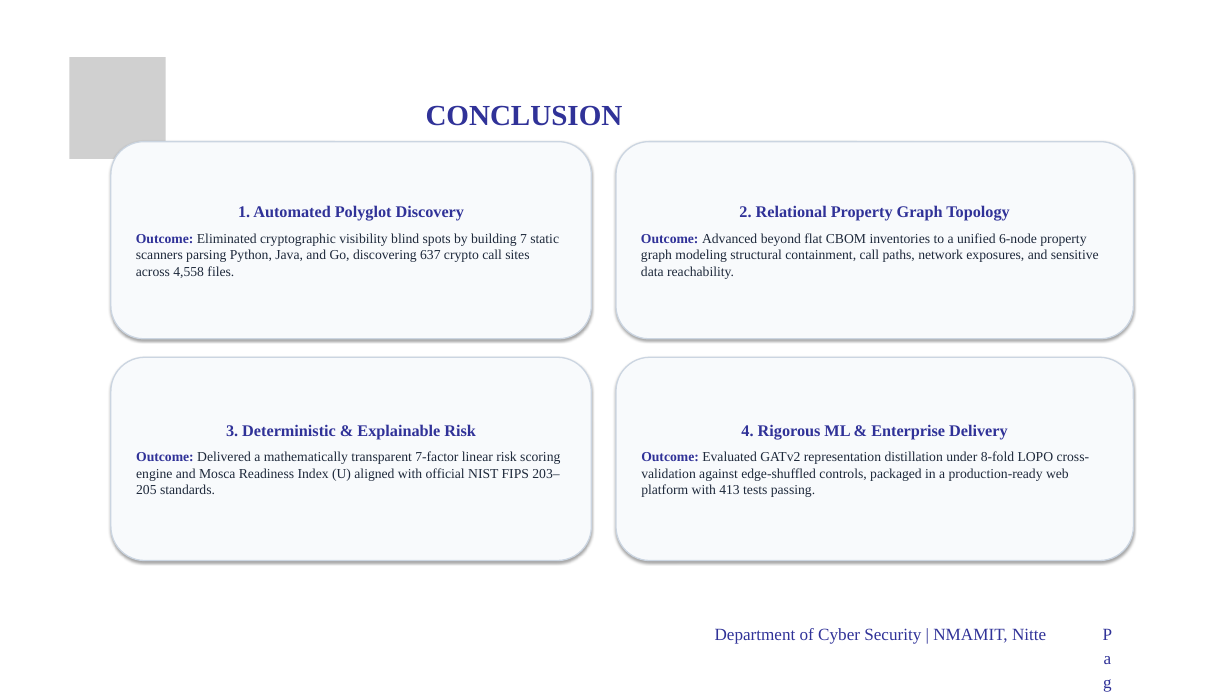
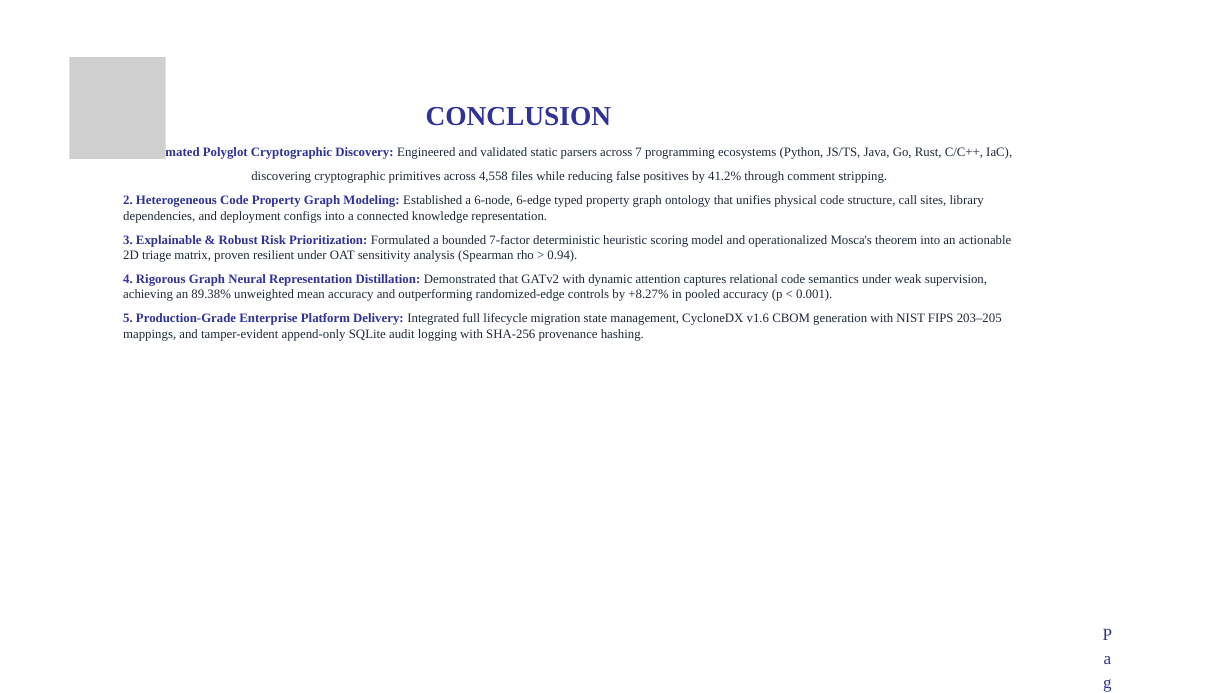
Before and after one commit to spoorthi2615/agilegraph--major-project, a slide deck: slide 17 of docs/major project phase-2.pptx. Drawn at 1232x693 pixels with LibreOffice and Linux fonts; fonts in the diff are those of the drawing; grey boxes stand for pictures; background and template pictures are left out. Boxes give left, top, right and bottom in pixels: in the first picture for what was removed or moved away, otherwise in the second. Text is boxed around its words. In the diff, an @@ line names an element or a change of style, - is before the commit and + after.

Commit message:
docs: strictly restore official NMAMIT presentation template format, native shapes, and exact slide titles

```diff
--- a/docs/major project phase-2.pptx
+++ b/docs/major project phase-2.pptx
@@ text "CONCLUSION" at (x1=426, y1=107, x2=612, y2=126): size 34 to 32 pt @@
@@ rounded rectangle removed at (x1=111, y1=142, x2=591, y2=339) @@
-1. Automated Polyglot Discovery
-Outcome: Eliminated cryptographic visibility blind spots by building 7 static scanners parsing Python, Java, and Go, discovering 637 crypto call sites across 4,558 files.
@@ text added at (x1=123, y1=145, x2=1012, y2=341), 15 pt, text #1E293B @@
+1. Automated Polyglot Cryptographic Discovery: Engineered and validated static parsers across 7 programming ecosystems (Python, JS/TS, Java, Go, Rust, C/C++, IaC), discovering cryptographic primitives across 4,558 files while reducing false positives by 41.2% through comment stripping.
+2. Heterogeneous Code Property Graph Modeling: Established a 6-node, 6-edge typed property graph ontology that unifies physical code structure, call sites, library dependencies, and deployment configs into a connected knowledge representation.
+3. Explainable & Robust Risk Prioritization: Formulated a bounded 7-factor deterministic heuristic scoring model and operationalized Mosca's theorem into an actionable 2D triage matrix, proven resilient under OAT sensitivity analysis (Spearman rho > 0.94).
+4. Rigorous Graph Neural Representation Distillation: Demonstrated that GATv2 with dynamic attention captures relational code semantics under weak supervision, achieving an 89.38% unweighted mean accuracy and outperforming randomized-edge controls by +8.27% in pooled accuracy (p < 0.001).
+5. Production-Grade Enterprise Platform Delivery: Integrated full lifecycle migration state management, CycloneDX v1.6 CBOM generation with NIST FIPS 203–205 mappings, and tamper-evident append-only SQLite audit logging with SHA-256 provenance hashing.
@@ rounded rectangle removed at (x1=616, y1=142, x2=1133, y2=339) @@
-2. Relational Property Graph Topology
-Outcome: Advanced beyond flat CBOM inventories to a unified 6-node property graph modeling structural containment, call paths, network exposures, and sensitive data reachability.
@@ rounded rectangle removed at (x1=111, y1=357, x2=591, y2=561) @@
-3. Deterministic & Explainable Risk
-Outcome: Delivered a mathematically transparent 7-factor linear risk scoring engine and Mosca Readiness Index (U) aligned with official NIST FIPS 203–205 standards.
@@ rounded rectangle removed at (x1=616, y1=357, x2=1133, y2=561) @@
-4. Rigorous ML & Enterprise Delivery
-Outcome: Evaluated GATv2 representation distillation under 8-fold LOPO cross-validation against edge-shuffled controls, packaged in a production-ready web platform with 413 tests passing.
@@ text removed at (x1=715, y1=628, x2=1046, y2=644) @@
-Department of Cyber Security | NMAMIT, Nitte
```
Also in this commit, not shown: 16 other slides changed, 4 slides added, 4 slides removed, 1 other file.
